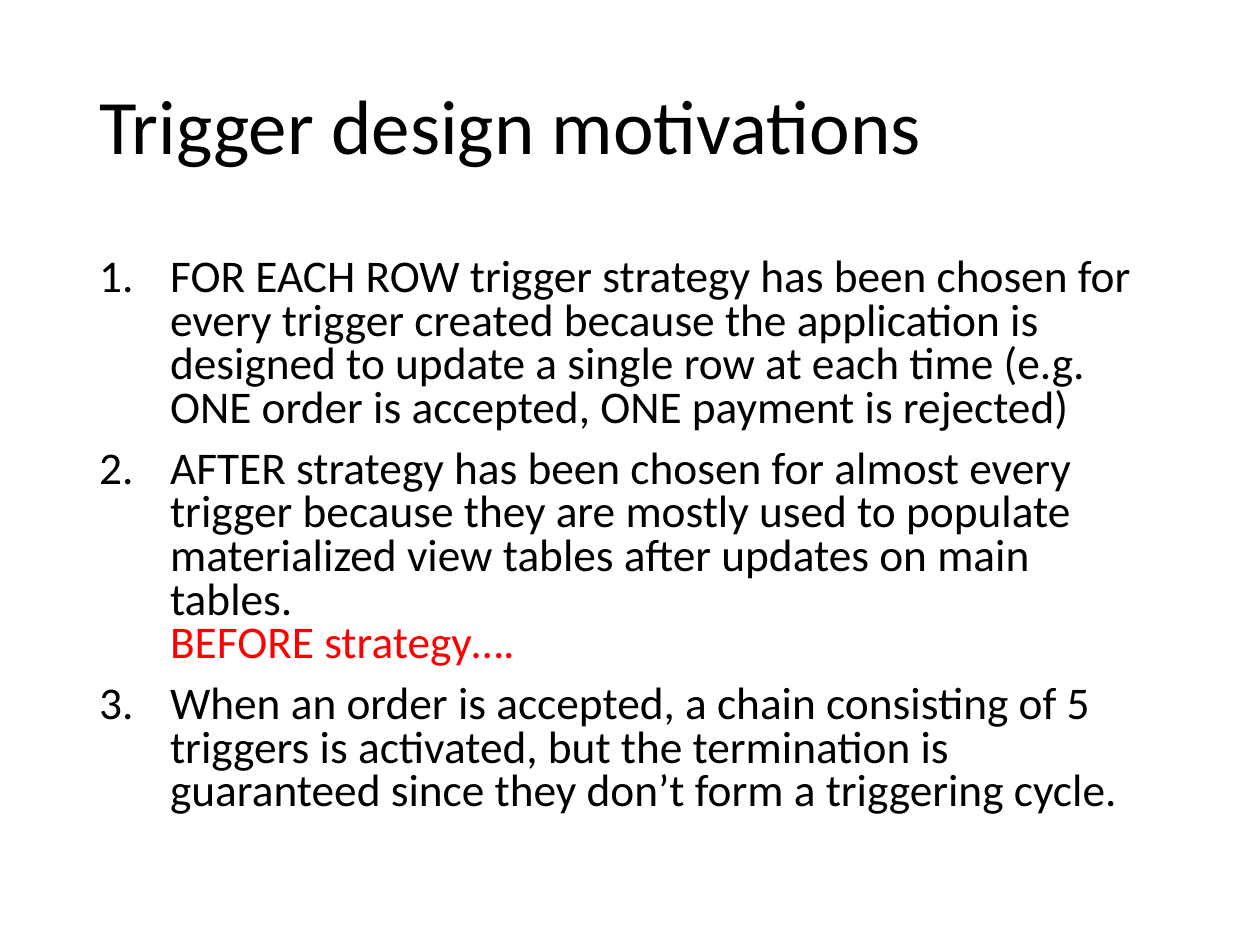
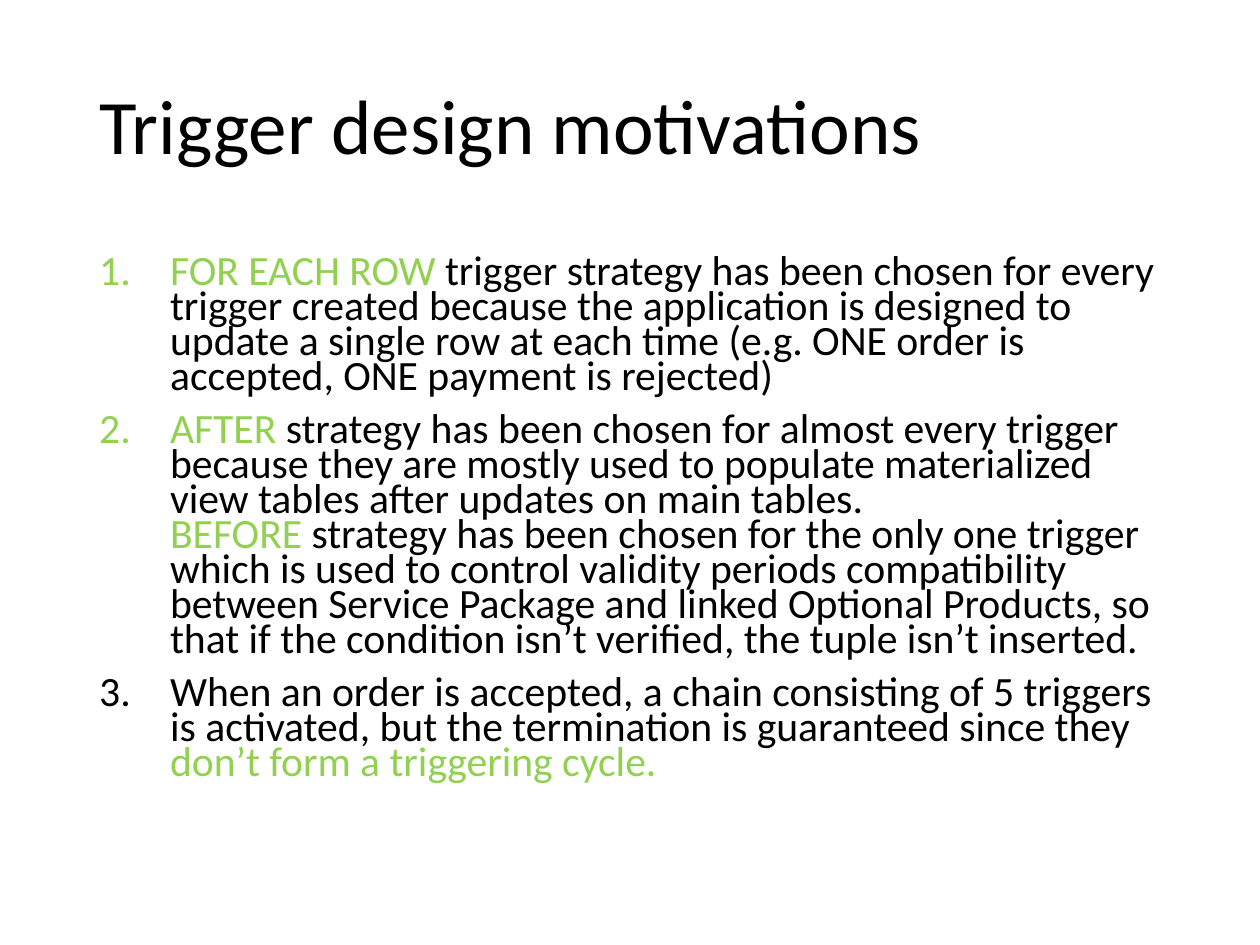
Before and after one commit to andrearestelli/db2-project, a slide deck: slide 35 of docs/documentation.pptx (slide 33 before the commit). Drawn at 1260x945 pixels with LibreOffice and Linux fonts; fonts in the diff are those of the drawing. Boxes give left, top, right and bottom in pixels: in the first picture for what was removed or moved away, otherwise in the second. Text is boxed around its words. In the diff, an @@ line names an element or a change of style, - is before the commit and + after.

```diff
--- a/docs/documentation.pptx
+++ b/docs/documentation.pptx
@@ text at (170, 256, 1154, 783): size 25.9 to 23.8 pt in "FOR EACH ROW trigger strategy has been ...", "When an order is accepted, a chain ..."; text colour #000000 to #92D050 in "FOR EACH ROW", "don’t form a triggering cycle."; line spacing 0.8 to 0.7 @@
@@ text at (170, 414, 1150, 660): text changed; size 25.9 to 23.8 pt @@
-2. AFTER strategy has been chosen for almost every trigger because they are mostly used to populate materialized view tables after updates on main tables.
-   BEFORE strategy….
+2. AFTER strategy has been chosen for almost every trigger because they are mostly used to populate materialized view tables after updates on main tables.
+   BEFORE strategy has been chosen for the only one trigger which is used to control validity periods compatibility between Service Package and linked Optional Products, so that if the condition isn’t verified, the tuple isn’t inserted.
```
Also in this commit, not shown: 3 other slides changed, 2 slides added.
